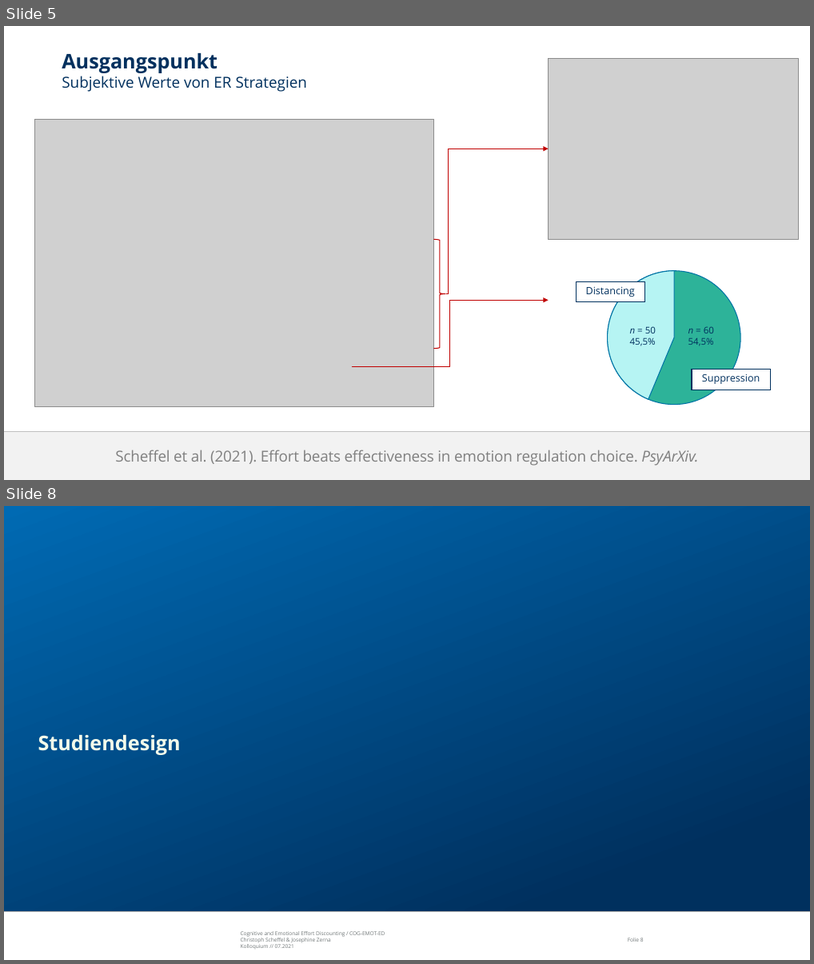
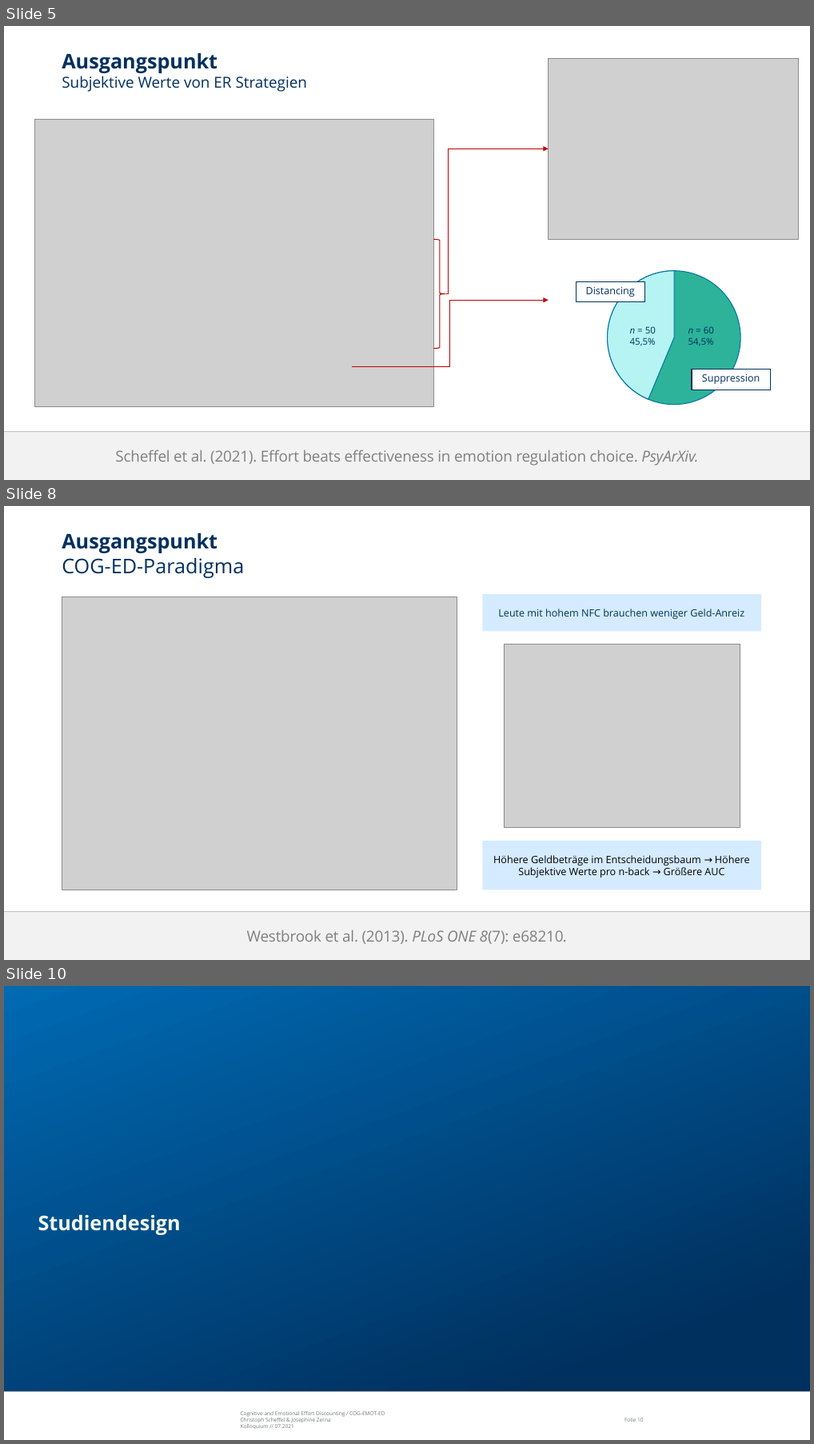
Before and after one commit to ChScheffel/CAD, a slide deck: 99_Thinktank/Talks/21-07-06_Kolloquium/Kolloquium_COG-ER-ED.pptx. Shown one above the other, each under a label of ours: slides 5 and 8 before the commit, slides 5, 8 and 10 after it; the slides between them are not shown. The pictures are 814x964 and 814x1444 pixels, drawn with LibreOffice and Linux fonts; fonts in the diff are those of the drawing; grey boxes stand for pictures; background and template pictures are left out. Boxes give left, top, right and bottom in pixels: in the first picture for what was removed or moved away, otherwise in the second. Text is boxed around its words. In the diff, an @@ line names an element or a change of style, - is before the commit and + after.

```diff
--- a/99_Thinktank/Talks/21-07-06_Kolloquium/Kolloquium_COG-ER-ED.pptx
+++ b/99_Thinktank/Talks/21-07-06_Kolloquium/Kolloquium_COG-ER-ED.pptx
@@ slide 8 added at (x1=4, y1=506, x2=810, y2=960), background #FFFFFF; not listed: 1 template element that a slide beside it also shows @@
@@ title added at (x1=62, y1=533, x2=244, y2=578), 24 pt, text #00305E @@
+Ausgangspunkt
+COG-ED-Paradigma
@@ picture added at (x1=62, y1=596, x2=457, y2=889) @@
@@ rectangle added at (x1=482, y1=594, x2=762, y2=632), fill #D5EBFF, 12 pt, text #00355A @@
+Leute mit hohem NFC brauchen weniger Geld-Anreiz
@@ picture added at (x1=504, y1=644, x2=740, y2=828) @@
@@ rectangle added at (x1=482, y1=840, x2=762, y2=890), fill #D5EBFF, 12 pt, text #000000 @@
+Höhere Geldbeträge im Entscheidungsbaum → Höhere Subjektive Werte pro n-back → Größere AUC
@@ rectangle added at (x1=4, y1=912, x2=810, y2=960), fill #F2F2F2, 18 pt, text #808080 @@
+Westbrook et al. (2013). PLoS ONE 8(7): e68210.
@@ what was slide 8 is now slide 10 @@
@@ page number at (x1=625, y1=1417, x2=644, y2=1421): text changed @@
-Folie 8
+Folie 10
```
Also in this commit, not shown: 7 slides changed, 3 other slides added, 1 slide removed.
